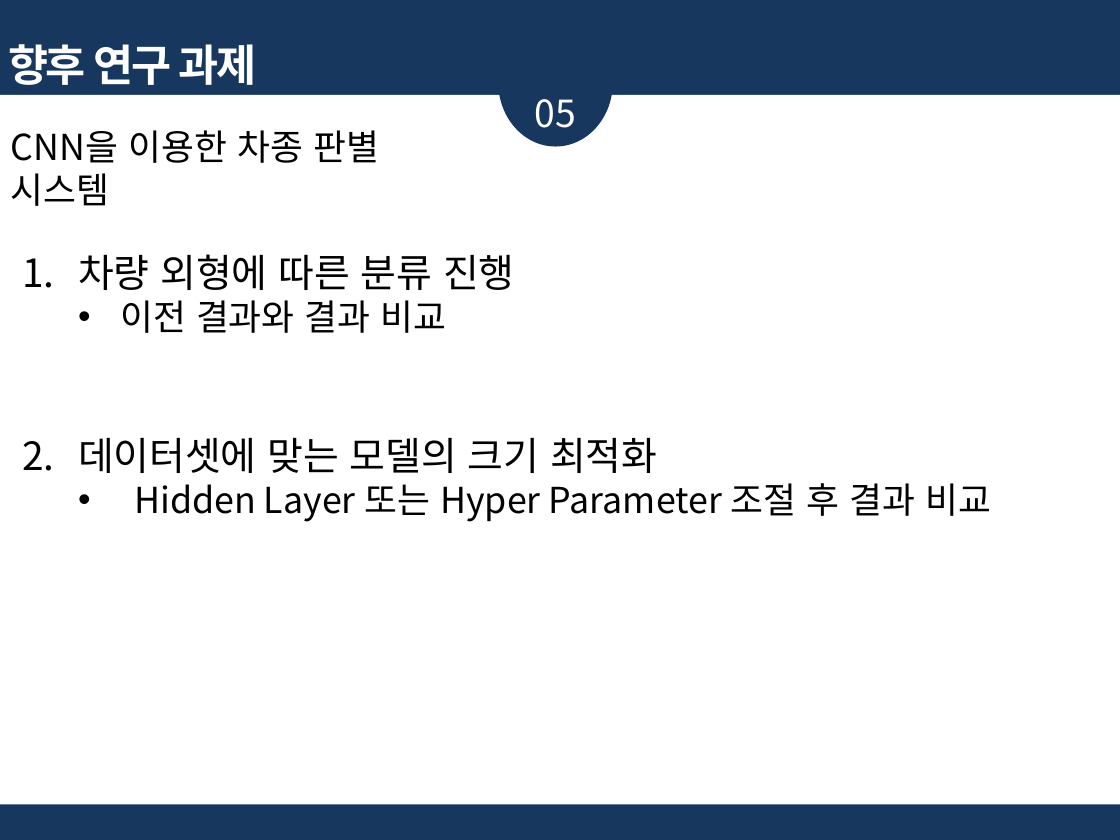
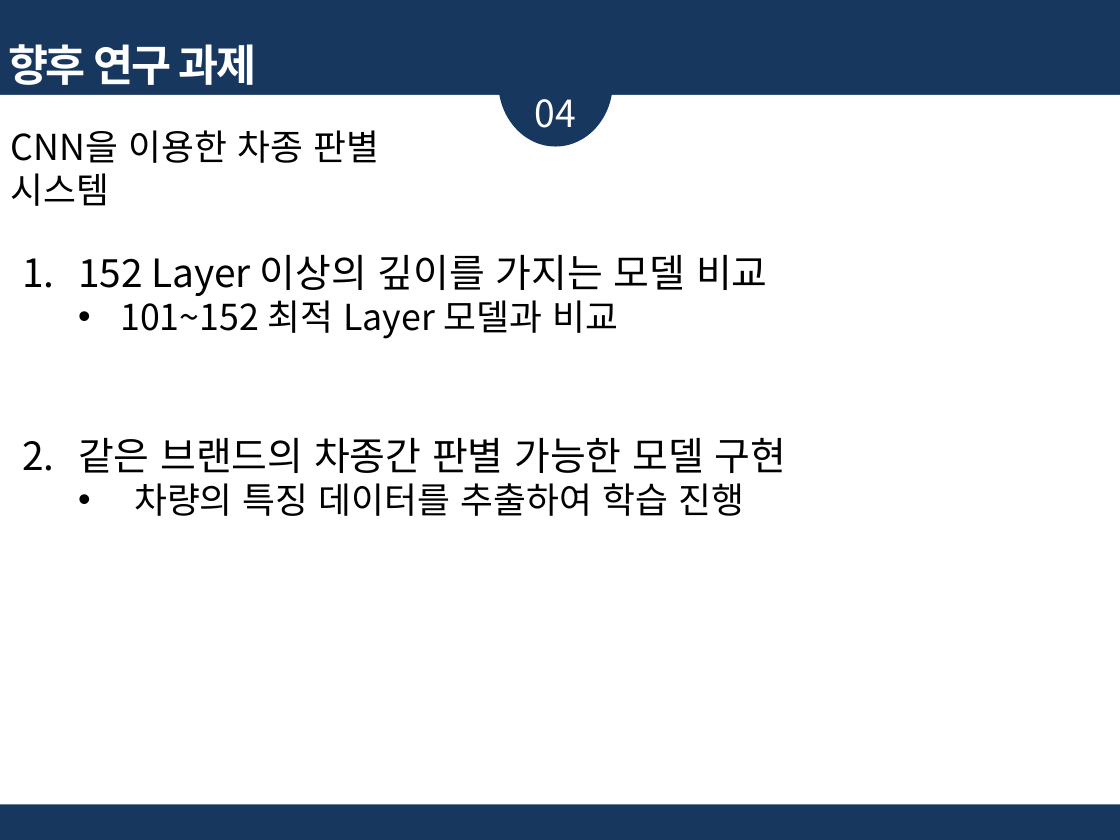
Before and after one commit to glad1470/2019_research, a slide deck: slide 20 of Doc/최종 결과 발표_09.06.25/최종발표_임광효_190625.pptx (slide 21 before the commit). Drawn at 1120x840 pixels with LibreOffice and Linux fonts; fonts in the diff are those of the drawing. Boxes give left, top, right and bottom in pixels: in the first picture for what was removed or moved away, otherwise in the second. Text is boxed around its words. In the diff, an @@ line names an element or a change of style, - is before the commit and + after.

```diff
--- a/Doc/최종 결과 발표_09.06.25/최종발표_임광효_190625.pptx
+++ b/Doc/최종 결과 발표_09.06.25/최종발표_임광효_190625.pptx
@@ text at (535,99,576,128): text changed @@
-05
+04
@@ text at (78,255,786,516): text changed; size 23 to 25 pt @@
-1. 차량 외형에 따른 분류 진행
-  • 이전 결과와 결과 비교
-2. 데이터셋에 맞는 모델의 크기 최적화
-  • Hidden Layer 또는 Hyper Parameter 조절 후 결과 비교
+1. 152 Layer 이상의 깊이를 가지는 모델 비교
+  • 101~152 최적 Layer 모델과 비교
+2. 같은 브랜드의 차종간 판별 가능한 모델 구현
+  • 차량의 특징 데이터를 추출하여 학습 진행
```
Also in this commit, not shown: 2 other slides changed, 1 slide added, 1 slide removed, 1 other file.
